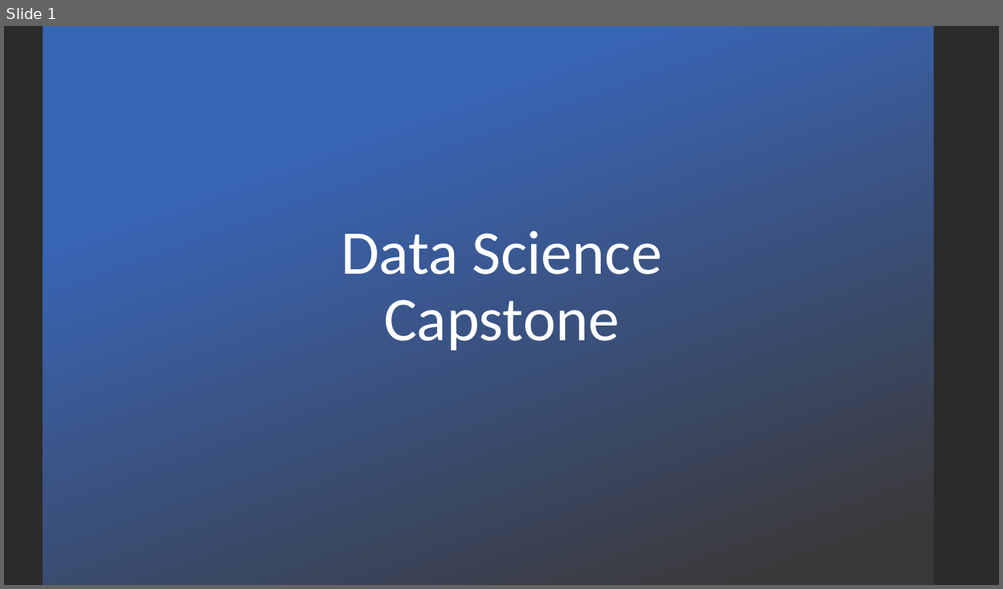
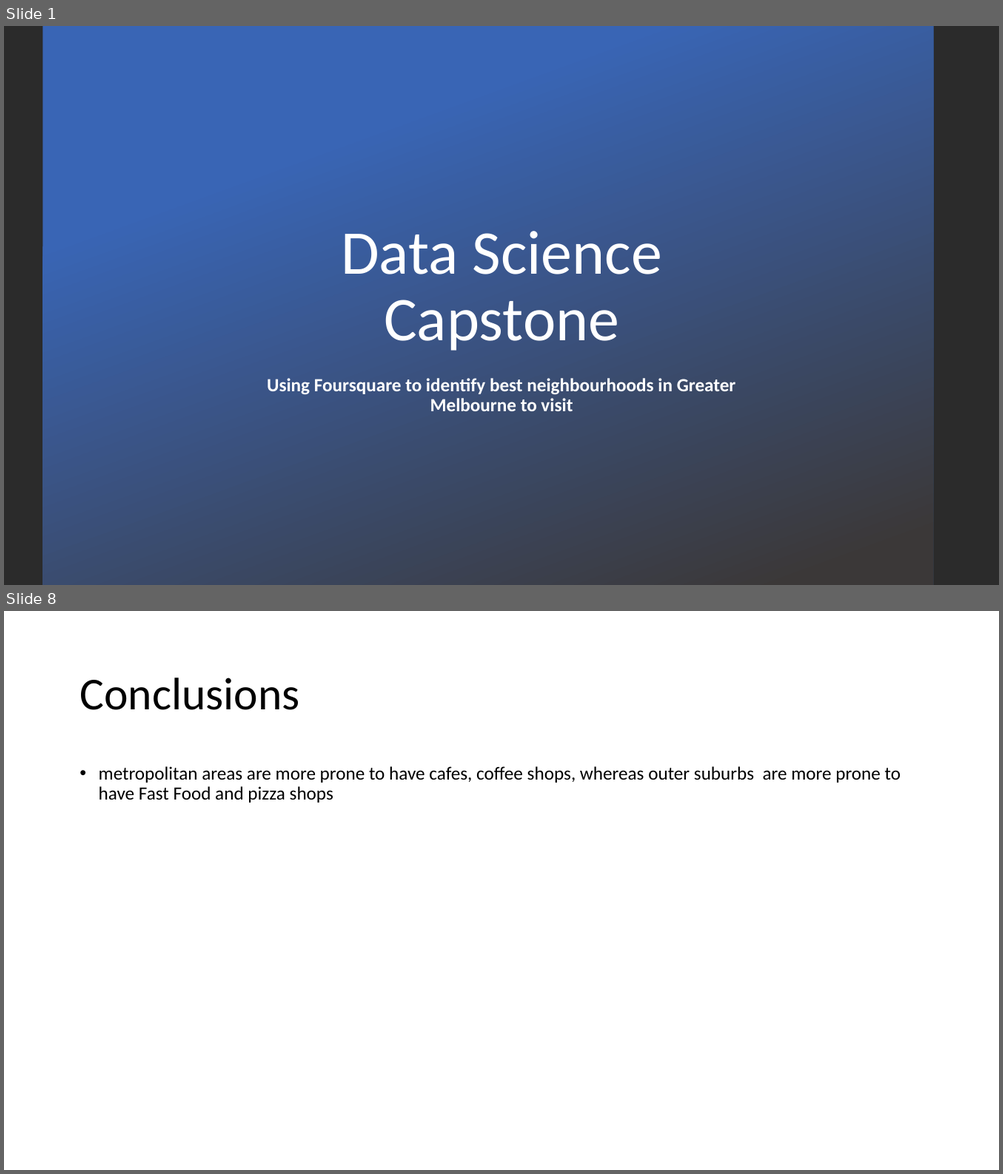
Before and after one commit to KIGet/IBM_DataScience_Capstone, a slide deck: Final Report.pptx. Shown one above the other, each under a label of ours: slide 1 before the commit, slides 1 and 8 after it; the slides between them are not shown. The pictures are 1003x589 and 1003x1174 pixels, drawn with LibreOffice and Linux fonts; fonts in the diff are those of the drawing; background and template pictures are left out; a plain dark background stands for a picture behind light text. Boxes give left, top, right and bottom in pixels: in the first picture for what was removed or moved away, otherwise in the second. Text is boxed around its words. In the diff, an @@ line names an element or a change of style, - is before the commit and + after.

```diff
--- a/Final Report.pptx
+++ b/Final Report.pptx
@@ slide 8 added at [4,611,999,1170], background #FFFFFF @@
@@ title added at [79,678,299,710], 44 pt, text #000000 @@
+Conclusions
@@ text added at [99,766,900,803], 18 pt, text #000000 @@
+• metropolitan areas are more prone to have cafes, coffee shops, whereas outer suburbs are more prone to have Fast Food and pizza shops
@@ slide 1 changed as well @@
@@ subtitle added at [267,378,736,412], 18 pt, text #FFFFFF, bold @@
+Using Foursquare to identify best neighbourhoods in Greater Melbourne to visit
```
Also in this commit, not shown: 6 other slides added.
